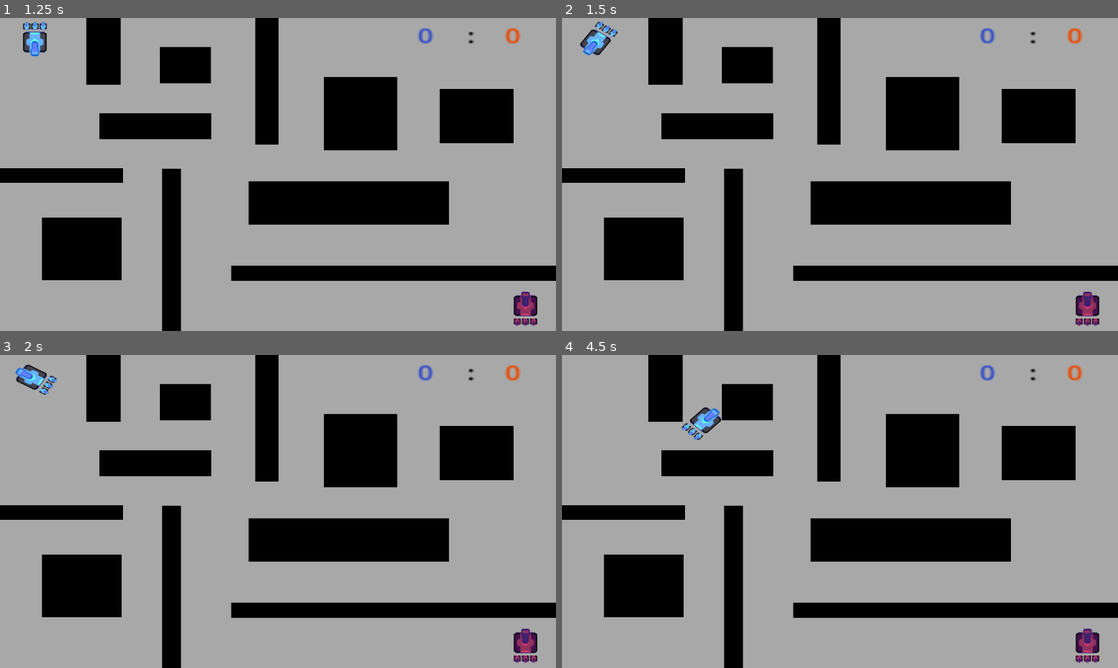
Above: before the commit, frames 1-4 (two rows, left to right).
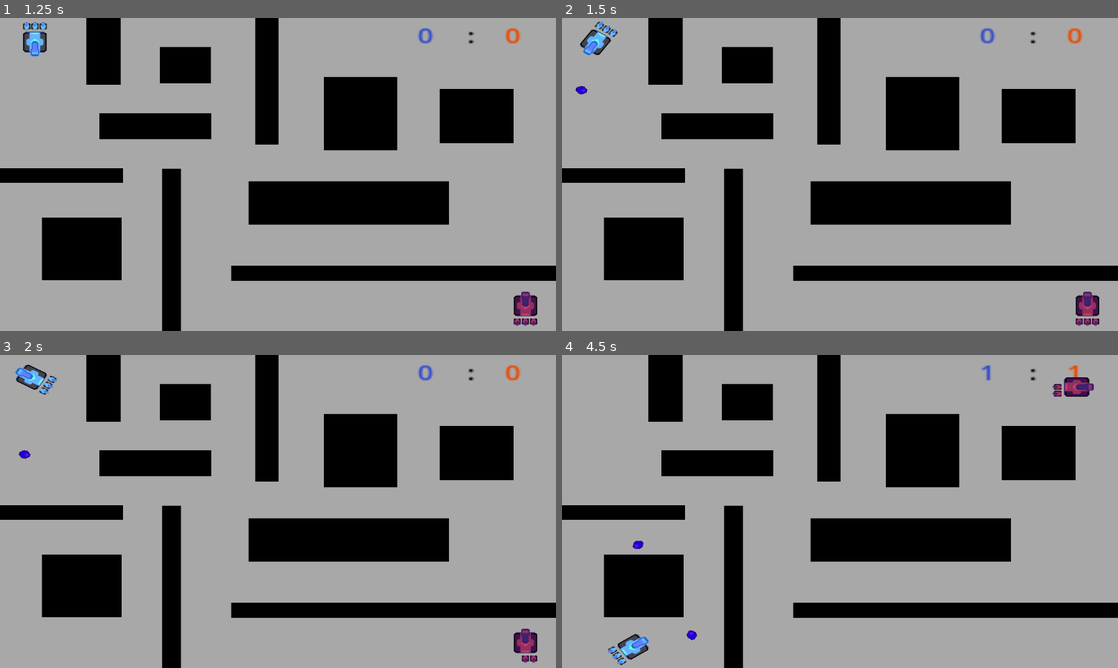
Above: after the commit, the same moments.

Repository: ThePotato-UI/m_naloga
Game: Godot game, scene res://Scene/glava.tscn
Two runs of this game, one before a commit and one after it. Both use one fixed random seed, a clock stepped at 60 frames per second and the inputs below.
Inputs:
- Up to frame 1 (1.25 s): click "Maturitetna naloga TANKIIII" at 0.5 s
- Up to frame 2 (1.5 s): tap Enter at 1.25 s; hold Right (RIGHT) from 1.28 s (still down); tap Ctrl (FIRE) at 1.35 s
- Up to frame 3 (2 s): keep holding Right (RIGHT); tap Space (SPACE) at 1.55 s
- Up to frame 4 (4.5 s): release Right (RIGHT) at 2.03 s; hold Down (DOWN) 2.03-2.78 s; tap Space (SPACE) at 2.1, 3.05, 3.6 s; tap Ctrl (FIRE) at 2.3, 2.85, 3.8, 4.35 s; hold Right (RIGHT) 2.78-3.53 s; hold Up (UP) 3.53-4.28 s; hold Left (LEFT) from 4.28 s (still down)

Frame 1 is identical in both runs. In frame 2, less than 0.1% of the frame differs, in the area x 2-5%, y 21-25%; in frame 3, less than 0.1%; in frame 4, 1.8%, in the area x 8-97%, y 3-100%.
Error before the commit: Invalid access to property or key 'global_position' on a base object of type 'null instance'. (res://Koda/igralec_2.gd:74)

Commit message:
Končna verzija
Dokončana igrica

Diff:
--- a/Koda/Player1.gd
+++ b/Koda/Player1.gd
@@ -73,6 +73,6 @@
 func Streljaj():
 	var metekP = metek.instantiate()
 	metekP.dir = rotation
-	metekP.pos = $Node2D.global_position
+	metekP.pos = $"Točka(x,y)".global_position
 	metekP.rot = global_rotation
 	main.get_parent().add_child(metekP)
--- a/Koda/igralec_2.gd
+++ b/Koda/igralec_2.gd
@@ -71,6 +71,6 @@
 func Streljaj():
 	var metekP = metek.instantiate()
 	metekP.dir = rotation
-	metekP.pos = $Node2D.global_position
+	metekP.pos = $"Točka(x,y)".global_position
 	metekP.rot = global_rotation
 	main.get_parent().add_child(metekP)
